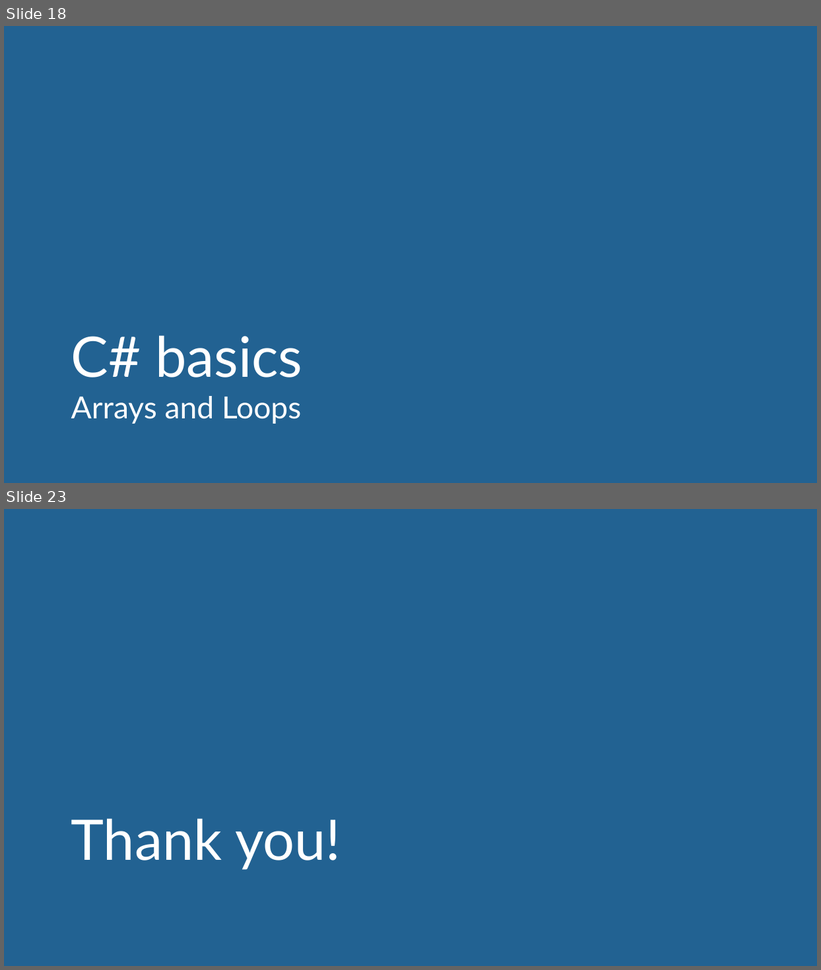
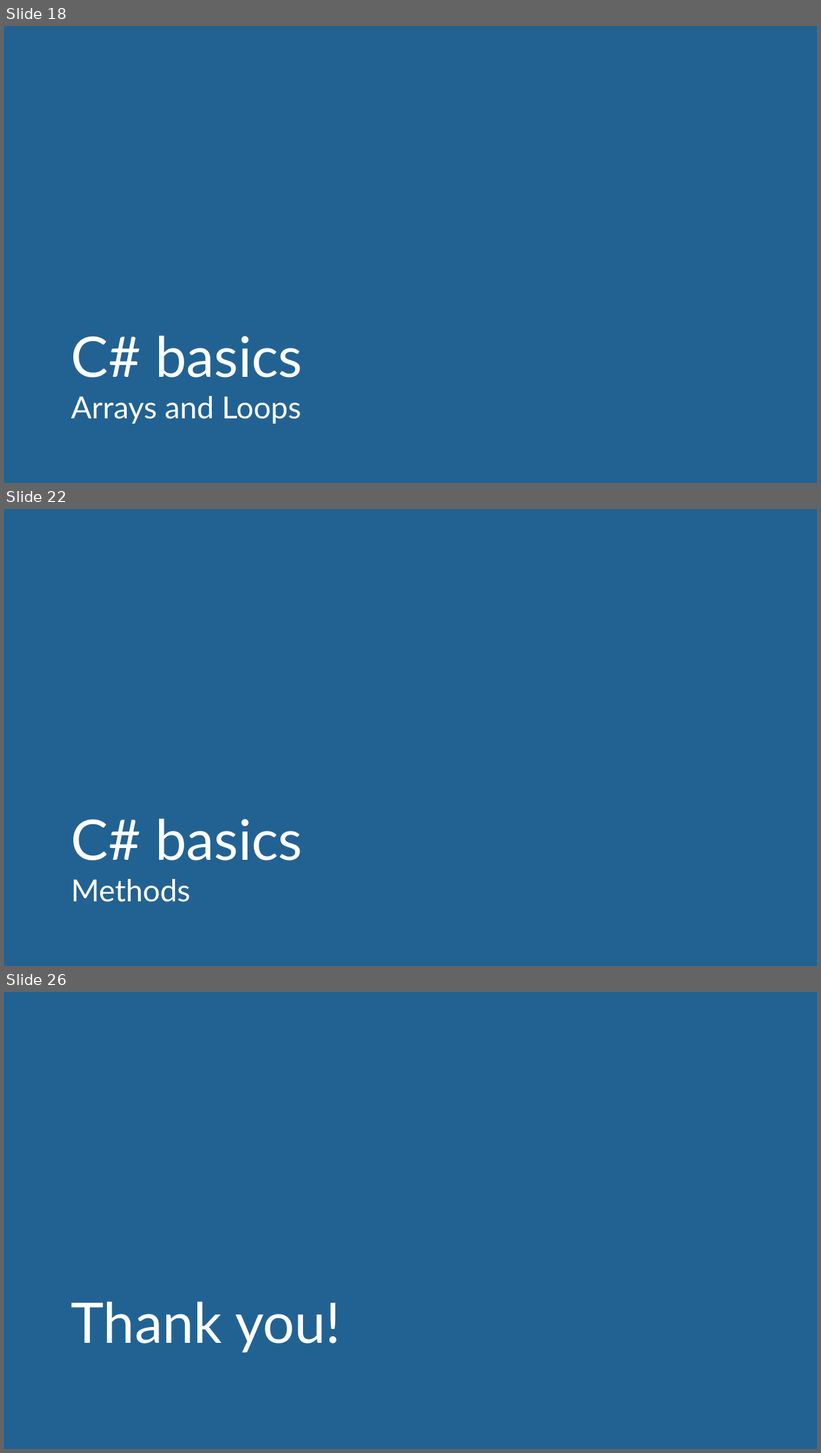
Before and after one commit to user-yalif/ITLeadersCourseAlifanov, a slide deck: Alifanov.ITLeadersCourse/Automated framework with C#.pptx. Shown one above the other, each under a label of ours: slides 18 and 23 before the commit, slides 18, 22 and 26 after it; the slides between them are not shown. The pictures are 821x970 and 821x1453 pixels, drawn with LibreOffice and Linux fonts; fonts in the diff are those of the drawing. Boxes give left, top, right and bottom in pixels: in the first picture for what was removed or moved away, otherwise in the second. Text is boxed around its words. In the diff, an @@ line names an element or a change of style, - is before the commit and + after.

```diff
--- a/Alifanov.ITLeadersCourse/Automated framework with C#.pptx
+++ b/Alifanov.ITLeadersCourse/Automated framework with C#.pptx
@@ slide 22 added at bbox=[4, 509, 817, 966], background #FFFFFF; not listed: 10 template elements that a slide beside it also shows @@
@@ title added at bbox=[4, 509, 817, 966], fill #226292, 66 pt, text #FFFFFF @@
+C# basics
+Methods
@@ what was slide 23 is now slide 26 @@
```
Also in this commit, not shown: 14 slides changed, 2 other slides added, 3 other files.
